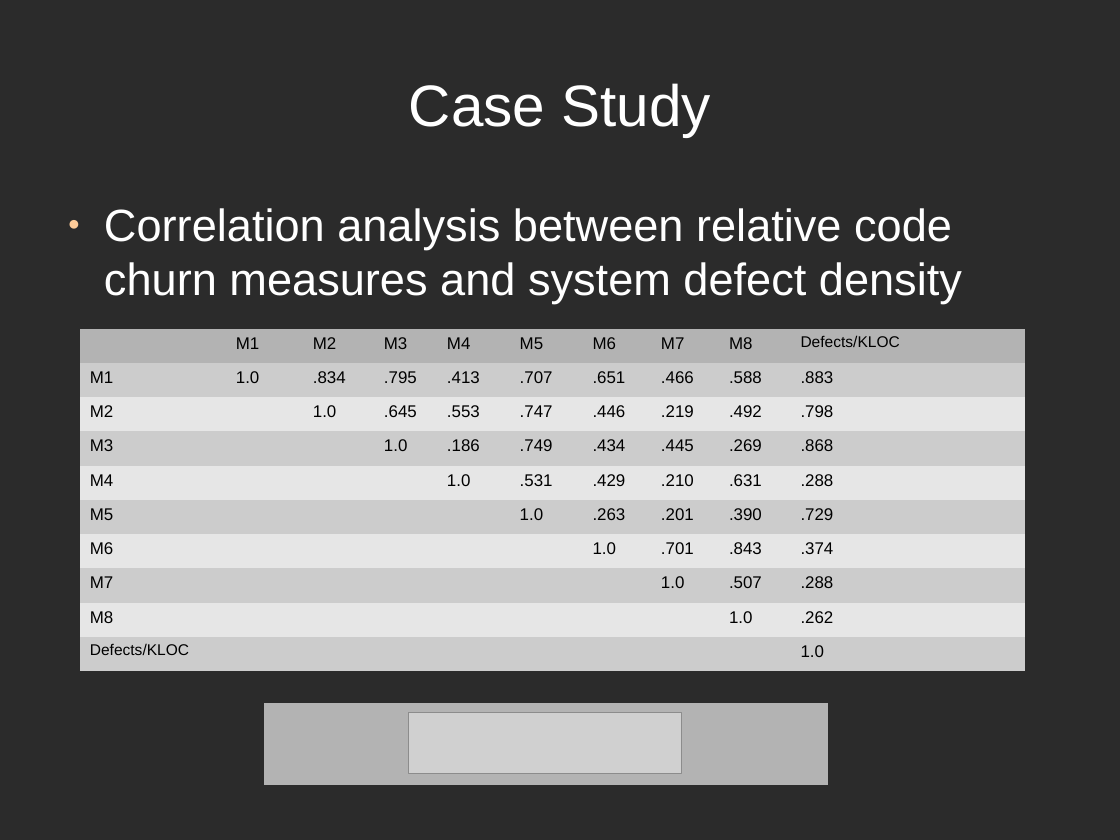
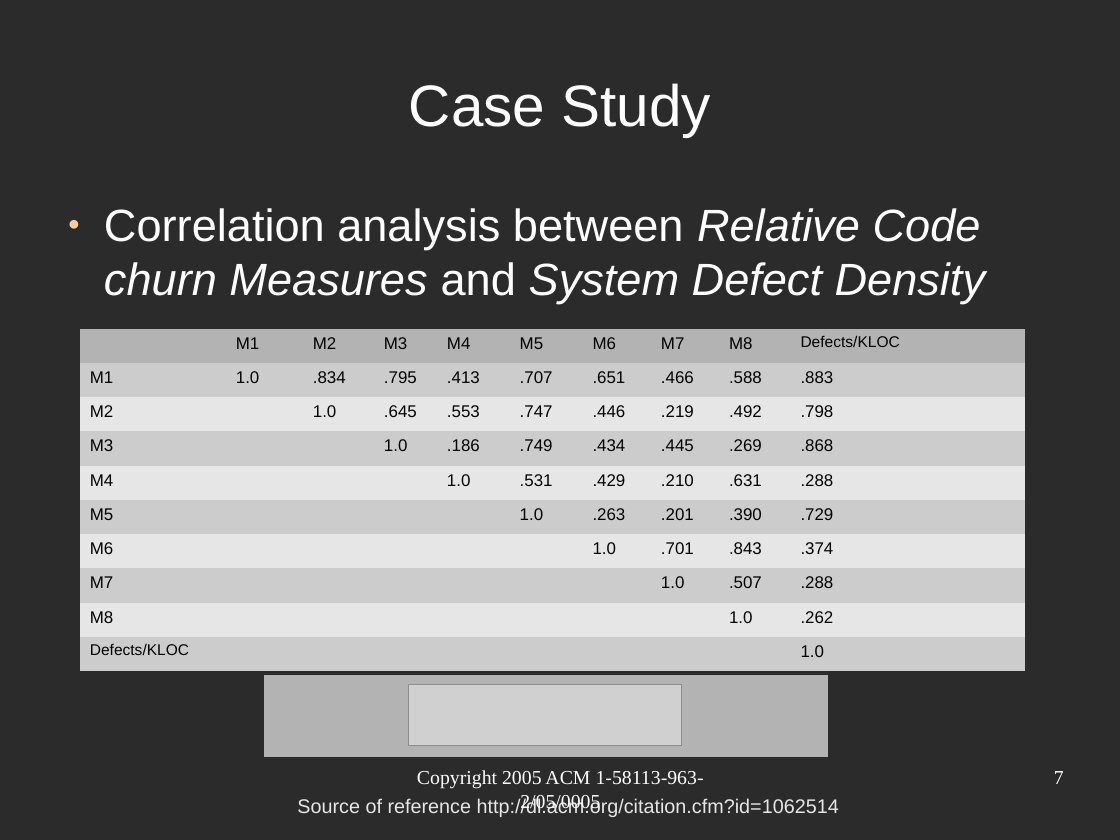
Before and after one commit to tajmilur-rahman/SOEN691D, a slide deck: slide 7 of presentation/Nagappan2005.odp. Drawn at 1120x840 pixels with LibreOffice and Linux fonts; fonts in the diff are those of the drawing; grey boxes stand for pictures; background and template pictures are left out; a plain dark background stands for a picture behind light text. Boxes give left, top, right and bottom in pixels: in the first picture for what was removed or moved away, otherwise in the second. Text is boxed around its words. In the diff, an @@ line names an element or a change of style, - is before the commit and + after.

```diff
--- a/presentation/Nagappan2005.odp
+++ b/presentation/Nagappan2005.odp
@@ text at [104, 208, 986, 304]: text changed; italic on @@
-● Correlation analysis between relative code churn measures and system defect density
+● Correlation analysis between Relative Code churn Measures and System Defect Density
@@ table: place and size @@
-table at [264, 702, 828, 786]
+table at [264, 675, 828, 758]
@@ picture: place and size @@
-picture at [409, 712, 682, 773]
+picture at [409, 685, 682, 746]
@@ text added at [417, 770, 704, 813], 14 pt, text #FFFFFF @@
+Copyright 2005 ACM 1-58113-963-2/05/0005
@@ page number added at [1054, 771, 1064, 784], 14 pt, text #FFFFFF @@
+7
@@ text added at [297, 797, 839, 817], 14 pt, text #E6E6E6 @@
+Source of reference http://dl.acm.org/citation.cfm?id=1062514
```
Also in this commit, not shown: 15 other slides changed, 1 other file.
